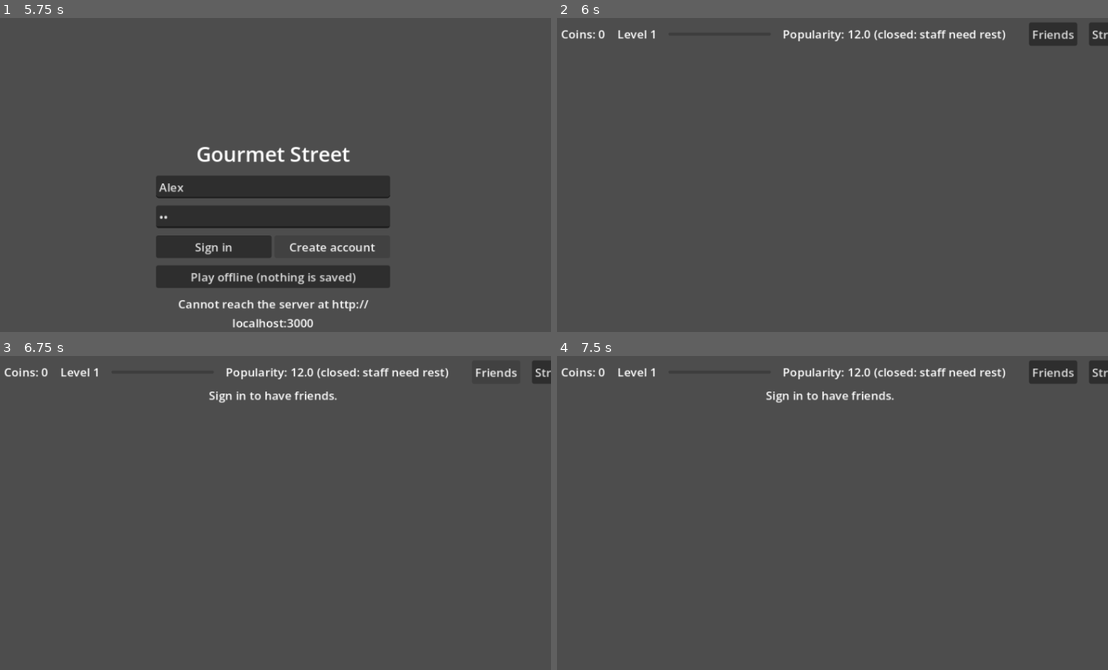
Above: before the commit, frames 1-4 (two rows, left to right).
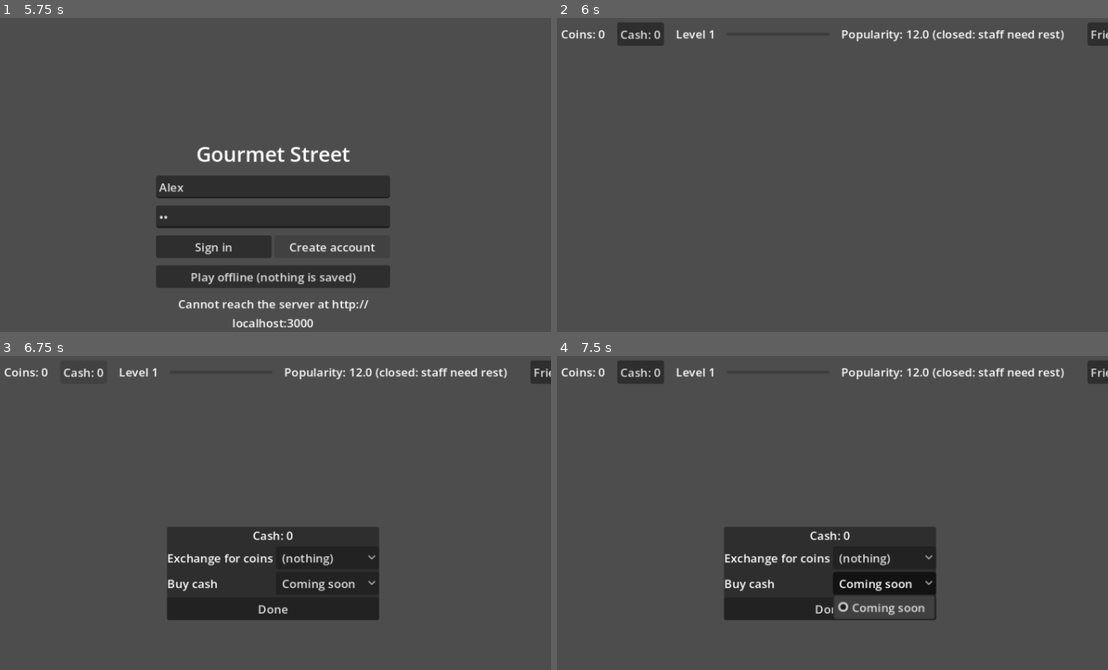
Above: after the commit, the same moments.

Repository: alfredoptarigan/gourmet-restaurant
Game: Godot game, scene res://login.tscn
Two runs of this game, one before a commit and one after it. Both use one fixed random seed, a clock stepped at 60 frames per second and the inputs below.
Inputs (mouse positions are in pixels of both pictures, inside the frame that each line leads up to):
- Up to frame 1 (5.75 s): click (275, 187) at 0.52 s; type "Alex" at 0.6 s; click (275, 215) at 0.75 s; type "12" at 0.83 s; click "Sign in" at 1.25 s; click "Create account" at 2 s; click "Sign in" at 2.75 s; click "Create account" at 3.5 s; click "Sign in" at 4.25 s; click "Create account" at 5 s
- Up to frame 2 (6 s): click "Play offline (nothing is save…" at 5.75 s
- Up to frame 3 (6.75 s): click "Friends" (after the commit: "Cash: 0") at 6.5 s
- Up to frame 4 (7.5 s): click (882, 582) at 7.25 s, where only the run after the commit has a clickable "Coming soon"

Frame 1 is identical in both runs. In frame 2, 2.1% of the frame differs, in the area x 10-100%, y 1-9%; in frame 3, 13%, in the area x 11-100%, y 1-85%; in frame 4, 12%.
Error in both runs: Out of bounds get index '1' (on base: 'Array') (res://restaurant_room.gd:364)

Commit message:
feat: cash, the paid currency
Cash-priced furniture, building pieces, and ingredients can be bought with
cash, and the CoinsToPfCash money bags turn cash into coins. The server
writes every change to a player's cash to a ledger with the balance after
it. Cash cannot be bought yet: POST /cash/checkout answers 501 until Stripe
is set up, and npm run grant-cash gives a player cash for testing. The HUD
shows the balance and its button opens the money bags.

Co-Authored-By: Claude Opus 5.5 <noreply@anthropic.com>

Diff:
--- a/api.gd
+++ b/api.gd
@@ -76,8 +76,9 @@
 	return await _request(HTTPClient.METHOD_GET, "/shop/inventory")
 
 
-func buy(item_id: int) -> Dictionary:
-	return await _trade("/shop/buy", item_id)
+## `currency` is "coins", or "cash" for an item priced in cash.
+func buy(item_id: int, currency: String = "coins") -> Dictionary:
+	return await _trade_coins(HTTPClient.METHOD_POST, "/shop/buy", {"itemId": item_id, "currency": currency})
 
 
 func sell(item_id: int) -> Dictionary:
@@ -95,14 +96,25 @@
 	return await _trade_coins(HTTPClient.METHOD_POST, "/kitchen/learn", {"recipeId": recipe_id})
 
 
-func buy_ingredient(ingredient_id: int) -> Dictionary:
-	return await _trade_coins(HTTPClient.METHOD_POST, "/kitchen/buy-ingredient", {"ingredientId": ingredient_id})
+func buy_ingredient(ingredient_id: int, currency: String = "coins") -> Dictionary:
+	return await _trade_coins(HTTPClient.METHOD_POST, "/kitchen/buy-ingredient", {"ingredientId": ingredient_id, "currency": currency})
+
+
+## The player's cash, the paid currency.
+func fetch_cash() -> Dictionary:
+	return await _request(HTTPClient.METHOD_GET, "/cash")
+
+
+## Spends cash on a money bag of coins.
+func exchange_cash(item_id: int) -> Dictionary:
+	return await _trade_coins(HTTPClient.METHOD_POST, "/cash/exchange", {"itemId": item_id})
 
 
 func _trade_coins(method: HTTPClient.Method, path: String, body: Dictionary) -> Dictionary:
 	var result := await _request(method, path, body)
-	if result["ok"] and result["data"].get("coins") is float:
-		profile["coins"] = result["data"]["coins"]
+	for currency: String in ["coins", "cash"]:
+		if result["ok"] and result["data"].get(currency) is float:
+			profile[currency] = result["data"][currency]
 	return result
 
 
--- a/hud.gd
+++ b/hud.gd
@@ -15,6 +15,7 @@
 signal garden_pressed
 signal street_pressed
 signal friends_pressed
+signal cash_pressed
 
 const MESSAGE_SECONDS := 4.0
 
@@ -33,6 +34,7 @@
 @onready var garden_button: Button = %Garden
 @onready var street_button: Button = %Street
 @onready var friends_button: Button = %Friends
+@onready var cash_button: Button = %Cash
 
 var _message_time_left := 0.0
 var _choices: ChoicePanel
@@ -49,6 +51,7 @@
 	garden_button.pressed.connect(func() -> void: garden_pressed.emit())
 	street_button.pressed.connect(func() -> void: street_pressed.emit())
 	friends_button.pressed.connect(func() -> void: friends_pressed.emit())
+	cash_button.pressed.connect(func() -> void: cash_pressed.emit())
 	message_label.text = ""
 
 
@@ -62,6 +65,11 @@
 
 func set_coins(coins: int) -> void:
 	coins_label.text = "Coins: %d" % coins
+
+
+## Cash is the paid currency; the button opens what it buys.
+func set_cash(cash: int) -> void:
+	cash_button.text = "Cash: %d" % cash
 
 
 func set_gourmet_points(points: int) -> void:
@@ -83,7 +91,7 @@
 
 ## Visiting a friend: only their garden can be tended, and the last button goes home.
 func set_visiting(host_name: String) -> void:
-	for button: Button in [decorate_button, menu_button, staff_button, avatar_button, feed_button, recipes_button, street_button, friends_button]:
+	for button: Button in [cash_button, decorate_button, menu_button, staff_button, avatar_button, feed_button, recipes_button, street_button, friends_button]:
 		button.visible = false
 	coins_label.visible = false
 	sign_out_button.text = "Go home"
--- a/restaurant_editor.gd
+++ b/restaurant_editor.gd
@@ -167,14 +167,18 @@
 	if unlock_level > room.level:
 		_say("Reach level %d to buy this." % unlock_level)
 		return
+	var for_cash := is_cash_item(GameData.interior_items.get_item_by_id(item_id))
 	_busy = true
-	var result := await Api.buy(item_id)
+	var result := await Api.buy(item_id, "cash" if for_cash else "coins")
 	_busy = false
 	if not result["ok"]:
 		_say(result["error"])
 		return
 	owned[item_id] = int(result["data"].get("quantity", 1))
-	room.set_confirmed_coins(int(result["data"].get("coins", 0)))
+	if for_cash:
+		room.set_confirmed_cash(int(result["data"].get("cash", 0)))
+	else:
+		room.set_confirmed_coins(int(result["data"].get("coins", 0)))
 	_use(item_id)
 
 
@@ -346,10 +350,18 @@
 				_add_row(item_id, "x%d" % available(item_id))
 		return
 	for config: Dictionary in GameData.interior_items.get_items(shelf):
-		# The shop sells what coins can buy: no awards, cash items, or hidden items.
-		if int(config.get("cost", 0)) > 0 and int(config.get("cash", 0)) == 0 and config.get("invisible") != true:
-			var spare := available(int(config["id"]))
-			_add_row(int(config["id"]), "%d coins" % int(config["cost"]) if spare <= 0 else "owned x%d" % spare)
+		# The shop sells for coins or cash, but no awards or hidden items.
+		var for_coins := int(config.get("cost", 0)) > 0 and int(config.get("cash", 0)) == 0
+		if config.get("invisible") == true or not (for_coins or is_cash_item(config)):
+			continue
+		var spare := available(int(config["id"]))
+		var price := "%d coins" % int(config["cost"]) if for_coins else "%d cash" % int(config["cash"])
+		_add_row(int(config["id"]), price if spare <= 0 else "owned x%d" % spare)
+
+
+## An item the shop sells for cash, the paid currency.
+static func is_cash_item(config: Dictionary) -> bool:
+	return int(config.get("cash", 0)) > 0 and config.get("invisible") != true
 
 
 func _add_row(item_id: int, note: String) -> void:
--- a/restaurant_room.gd
+++ b/restaurant_room.gd
@@ -616,6 +616,8 @@
 	hud.garden_pressed.connect(forms.open_garden)
 	hud.street_pressed.connect(_go_outside)
 	hud.friends_pressed.connect(social.open_friends)
+	hud.cash_pressed.connect(forms.choose_cash)
+	hud.set_cash(int(Api.profile.get("cash", 0)))
 	if not Api.is_signed_in():
 		hud.set_coins(0)
 		_on_progress(0)
@@ -628,6 +630,12 @@
 	_sync.leveled_up.connect(func(new_level: int, reward: int) -> void:
 		hud.show_message("Level %d! You earned %d coins." % [new_level, reward]))
 	_sync.start()
+
+
+## Spending or exchanging cash changed its balance.
+func set_confirmed_cash(cash: int) -> void:
+	Api.profile["cash"] = cash
+	hud.set_cash(cash)
 
 
 ## The shop changed the balance.
@@ -697,9 +705,17 @@
 	return recipes
 
 
+## Every ingredient is for sale: for coins on the coin market, or else for cash.
 func market_ingredients() -> Array:
 	return GameData.ingredient_items.get_items(INGREDIENT_GROUP).filter(func(ingredient: Dictionary) -> bool:
-		return ingredient.get("noCoinShop") != true and INGREDIENT_COIN_PRICES.has(int(ingredient.get("cash", 0))))
+		return int(ingredient.get("cash", 0)) > 0)
+
+
+## The coin price of an ingredient on the coin market, or 0 when it is sold only for cash.
+static func ingredient_coin_price(ingredient: Dictionary) -> int:
+	if ingredient.get("noCoinShop") == true:
+		return 0
+	return INGREDIENT_COIN_PRICES.get(int(ingredient.get("cash", 0)), 0)
 
 
 ## The food that restores staff energy, as the Employee perks describe it.
--- a/restaurant_room.tscn
+++ b/restaurant_room.tscn
@@ -29,6 +29,11 @@
 unique_name_in_owner = true
 layout_mode = 2
 text = "Coins: 0"
+
+[node name="Cash" type="Button" parent="Hud/Bar"]
+unique_name_in_owner = true
+layout_mode = 2
+text = "Cash: 0"
 
 [node name="Level" type="Label" parent="Hud/Bar"]
 unique_name_in_owner = true
--- a/room_forms.gd
+++ b/room_forms.gd
@@ -206,7 +206,9 @@
 	var panel: ChoicePanel = room.hud.open_choices("Recipes", [
 		{"label": "Learn or improve", "options": ["(nothing)"] + recipes.map(describe_recipe), "selected": 0},
 		{"label": "Buy an ingredient", "options": ["(nothing)"] + market.map(func(ingredient: Dictionary) -> String:
-			return "%s, %d coins (have %d)" % [ingredient.get("name", ""), RestaurantRoom.INGREDIENT_COIN_PRICES[int(ingredient["cash"])], room.ingredients.get(int(ingredient["id"]), 0)]),
+			var coins := RestaurantRoom.ingredient_coin_price(ingredient)
+			var price := "%d coins" % coins if coins > 0 else "%s cash" % ingredient.get("cash", "?")
+			return "%s, %s (have %d)" % [ingredient.get("name", ""), price, room.ingredients.get(int(ingredient["id"]), 0)]),
 			"selected": 0},
 	])
 	panel.chosen.connect(func(selections: Array[int]) -> void: _on_recipe_chosen(selections, recipes, market))
@@ -220,12 +222,17 @@
 		room.hud.show_message("Sign in to learn recipes and buy ingredients.")
 		return
 	if selections[1] > 0 and selections[1] <= market.size():
-		var bought := await Api.buy_ingredient(int(market[selections[1] - 1]["id"]))
+		var ingredient: Dictionary = market[selections[1] - 1]
+		var for_cash := RestaurantRoom.ingredient_coin_price(ingredient) == 0
+		var bought := await Api.buy_ingredient(int(ingredient["id"]), "cash" if for_cash else "coins")
 		if not bought["ok"]:
 			room.hud.show_message(bought["error"])
 			return
-		room.ingredients[int(market[selections[1] - 1]["id"])] = int(bought["data"].get("quantity", 1))
-		room.set_confirmed_coins(int(bought["data"].get("coins", 0)))
+		room.ingredients[int(ingredient["id"])] = int(bought["data"].get("quantity", 1))
+		if for_cash:
+			room.set_confirmed_cash(int(bought["data"].get("cash", 0)))
+		else:
+			room.set_confirmed_coins(int(bought["data"].get("coins", 0)))
 	if selections[0] > 0 and selections[0] <= recipes.size():
 		var recipe: Dictionary = recipes[selections[0] - 1]
 		var learned := await Api.learn_recipe(int(recipe["id"]))
@@ -350,3 +357,27 @@
 		room.set_confirmed_coins(int(helped["data"].get("coins", 0)))
 		room._take_perks({"ok": true, "data": {"perks": helped["data"].get("perks", {})}})
 		room.hud.show_message("%s is working for your restaurant." % help.get("name", ""))
+
+
+## The money bags (CoinsToPfCash) turn cash into coins.
+## ponytail: cash cannot be bought yet; the server answers 501 until Stripe is set up.
+func choose_cash() -> ChoicePanel:
+	var bags: Array = GameData.interior_items.get_items("CoinsToPfCash")
+	var panel: ChoicePanel = room.hud.open_choices("Cash: %d" % int(Api.profile.get("cash", 0)), [
+		{"label": "Exchange for coins", "options": [RestaurantRoom.NOTHING] + bags.map(func(bag: Dictionary) -> String:
+			return "%s: %s cash for %s coins" % [bag.get("name", ""), bag.get("cash", "?"), bag.get("cost", "?")]), "selected": 0},
+		{"label": "Buy cash", "options": ["Coming soon"], "selected": 0},
+	])
+	panel.chosen.connect(func(selections: Array[int]) -> void:
+		if selections[0] <= 0 or selections[0] > bags.size():
+			return
+		if not Api.is_signed_in():
+			room.hud.show_message("Sign in to use cash.")
+			return
+		var exchanged := await Api.exchange_cash(int(bags[selections[0] - 1]["id"]))
+		if not exchanged["ok"]:
+			room.hud.show_message(exchanged["error"])
+			return
+		room.set_confirmed_cash(int(exchanged["data"].get("cash", 0)))
+		room.set_confirmed_coins(int(exchanged["data"].get("coins", 0))))
+	return panel
--- a/tests/check_game.gd
+++ b/tests/check_game.gd
@@ -130,6 +130,7 @@
 	_check_food_king(room)
 	_check_perks(room)
 	_check_friends(room)
+	_check_cash(room)
 	await _check_editor(room)
 	room.queue_free()
 
@@ -638,7 +639,7 @@
 	_expect(room.recipe_for("Starter") == salad, "a saved menu dish that is not learned is not served")
 	_expect(room.learnable_recipes()[0] == salad, "known recipes come first in the form")
 	_expect(room.forms.describe_recipe(salad).begins_with("Garden Salad, Standard (level 2); needs") and room.forms.describe_recipe(salad).contains("Salad 1/1"), "the form shows the level and what is held, got %s" % room.forms.describe_recipe(salad))
-	_expect(not room.market_ingredients().is_empty() and room.market_ingredients().all(func(ingredient: Dictionary) -> bool: return ingredient.get("noCoinShop") != true), "the market sells only coin-market ingredients")
+	_expect(room.market_ingredients().size() == GameData.ingredient_items.get_items("Ingredient").size(), "the market sells every ingredient")
 	room.known_recipes = {}
 	room.ingredients = {}
 	room.menu = {}
@@ -783,6 +784,21 @@
 	room.hired = []
 	room.jobs = []
 	room.start_play()
+
+
+func _check_cash(room: RestaurantRoom) -> void:
+	var raisins := GameData.ingredient_items.get_item("Raisins")
+	var salad := GameData.ingredient_items.get_item("Salad")
+	_expect(RestaurantRoom.ingredient_coin_price(raisins) == 0 and RestaurantRoom.ingredient_coin_price(salad) > 0, "cash-only ingredients have no coin price")
+	_expect(room.market_ingredients().has(raisins), "the market sells cash-only ingredients too")
+	_expect(RestaurantEditor.is_cash_item({"cash": "8", "cost": "0"}) and not RestaurantEditor.is_cash_item({"cash": "0", "cost": "100"}), "cash items are told apart")
+	room.set_confirmed_cash(12)
+	_expect(room.hud.cash_button.text == "Cash: 12", "the cash balance is shown")
+	var panel := room.forms.choose_cash()
+	panel.select(0, 1)
+	panel.finish()
+	_expect(room.hud.message_label.text == "Sign in to use cash.", "offline there is no cash to spend")
+	room.set_confirmed_cash(0)
 
 
 func _new_customer(room: RestaurantRoom) -> Customer:
--- a/tests/check_online.gd
+++ b/tests/check_online.gd
@@ -85,6 +85,10 @@
 	_expect(friends["ok"] and friends["data"].get("friends") == [] and stranger["status"] == 404 and mailbox["ok"],
 			"a new player has no friends or mail, got %s, %s, %s" % [friends, stranger, mailbox])
 
+	var cash := await Api.fetch_cash()
+	var bag := await Api.exchange_cash(3700001)
+	_expect(cash["ok"] and cash["data"].get("cash") == 0.0 and bag["error"] == "Not enough cash", "a new player has no cash to exchange, got %s" % bag)
+
 	var snack := await Api.use_item(6000000)
 	_expect(snack["status"] == 409 and snack["error"] == "Not enough coins", "80 coin food cannot be bought with 2 coins, got %s" % snack)
 
Not shown, changed: server/package.json
Not shown, changed: server/tsconfig.json
Not shown, changed: README.md
Not shown, added: server/migrations/012_cash.sql
Not shown, added: server/scripts/grant-cash.ts
Not shown, changed: server/src/app.ts
Not shown, added: server/src/cash.ts
Not shown, changed: server/src/catalog.ts
Not shown, changed: server/src/kitchen.ts
Not shown, changed: server/src/shop.ts
Not shown, changed: server/test/api.test.ts
Not shown, changed: server/test/unit.test.ts
